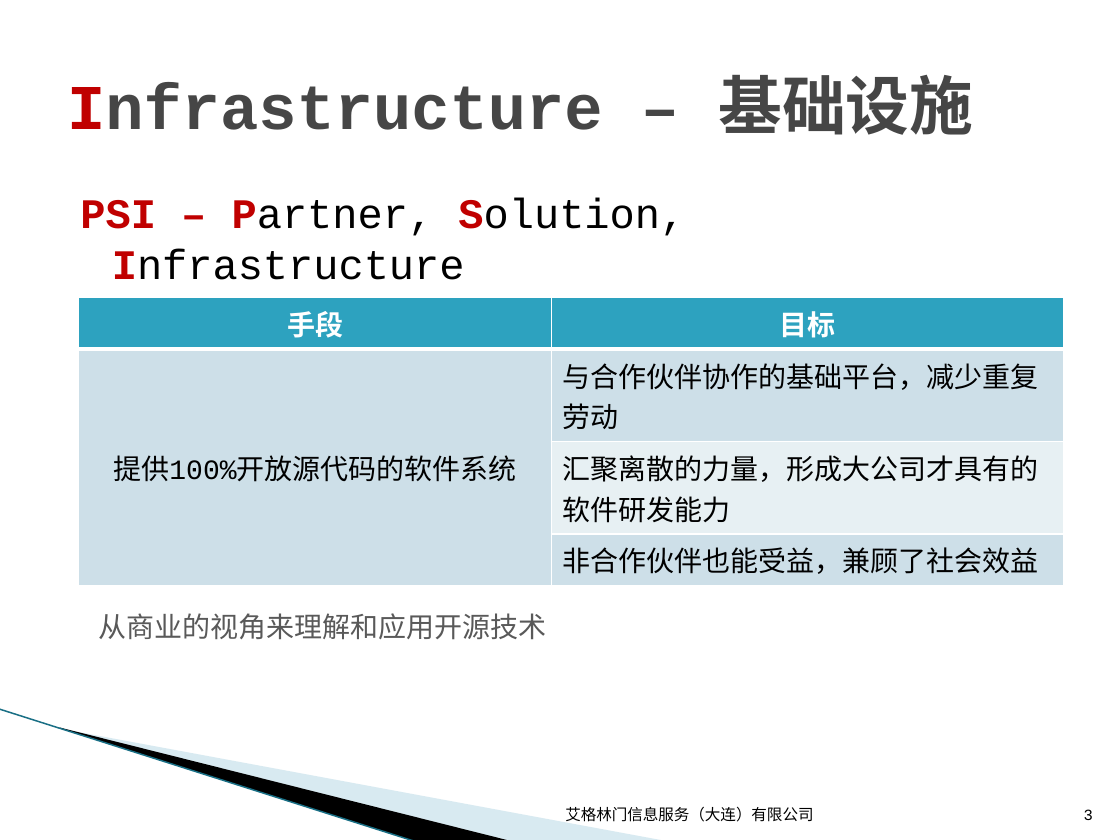
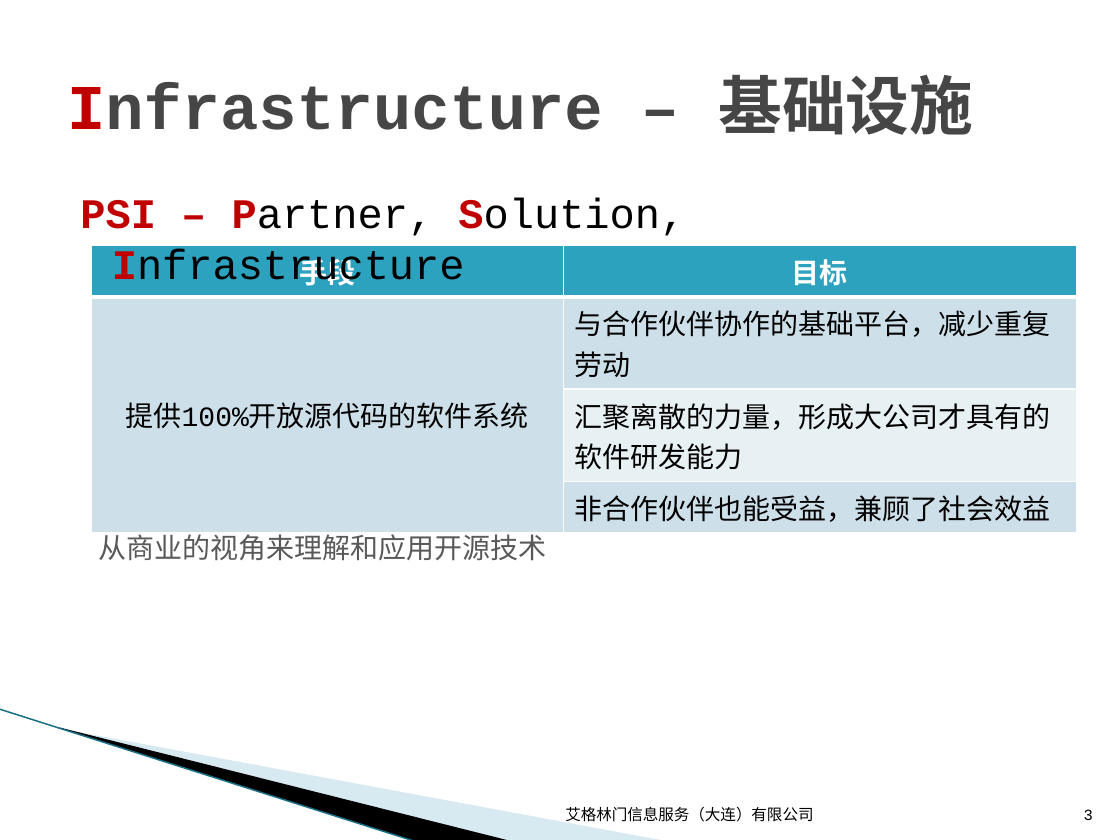
Before and after one commit to wuzhiping/PSI, a slide deck: slide 3 of doc/01 战略/PSI产品战略.pptx. Drawn at 1120x840 pixels with LibreOffice and Linux fonts; fonts in the diff are those of the drawing; background and template pictures are left out. Boxes give left, top, right and bottom in pixels: in the first picture for what was removed or moved away, otherwise in the second. Text is boxed around its words. In the diff, an @@ line names an element or a change of style, - is before the commit and + after.

```diff
--- a/doc/01 战略/PSI产品战略.pptx
+++ b/doc/01 战略/PSI产品战略.pptx
@@ table: place and size @@
-table at box(78, 298, 1064, 578)
+table at box(91, 245, 1076, 526)
@@ text "从商业的视角来理解和应用开源技术" rewrapped from box(98, 613, 546, 640) to box(98, 530, 546, 561) @@
```
Also in this commit, not shown: 2 other slides changed.
